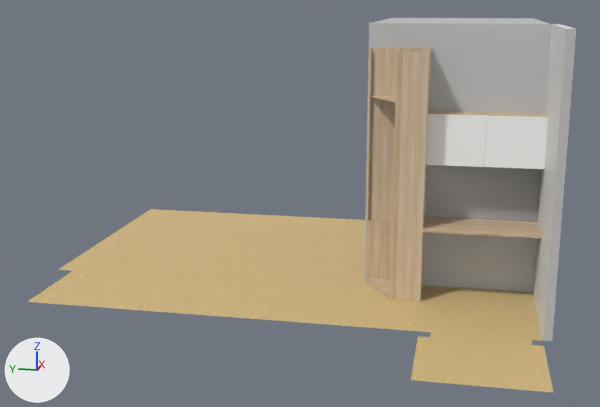
The glTF model scrivania-matrimoniale/scrivania-web.glb as it was, and as the next commit left it.
Rendered twice from a 50 mm lens placed at (-10.97, -1.01, 2.93), pointed at (-2.53, 0.68, 0.82). Every picture has the same lights, and +X, +Y and +Z are marked at lower left. The picture after the commit comes second. Where no turn or scale is listed for an object, it has been applied to the vertices.

Objects in the first picture: 'G-Anta1.004', 'G-Anta2.004', 'G-Object.684', 'G-Stanza.008', '_G-Object.682 (Loose Mesh)' and 2 more.
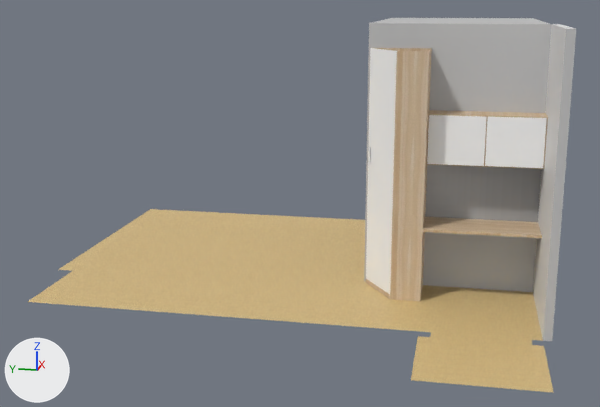
Where the newer file only moved an object's origin or applied its transform, the numbers keep the older frame.

Boxes (x1, y1, x2, y2) around the edits, measured in the pictures (600 x 407 px):
'G-Anta.005', added
    after: (366, 48, 397, 294)
    faces in mat_0128_white_1 (white #ffffff): (366, 48, 397, 294)

Edits to the bpy script that builds the scene:
```text
Add me_g_anta_005:
    me_g_anta_005.from_pydata(...)  # 24 vertices, 46 faces, 50 loose edges; spans x 0.0..0.45, y 0.0..0.3, z 0.05..2.46
    # faces by material slot: [10, 36]
    me_g_anta_005.materials.append(mat_defaultmaterial)  # white #e7e7e7
    me_g_anta_005.materials.append(mat_0128_white_1)  # white #ffffff
Add ob_g_anta_005:
    ob_g_anta_005 = bpy.data.objects.new('G-Anta.005', me_g_anta_005)
    ob_g_anta_005.location = (-3.04, -0.343, 0.0)
```
